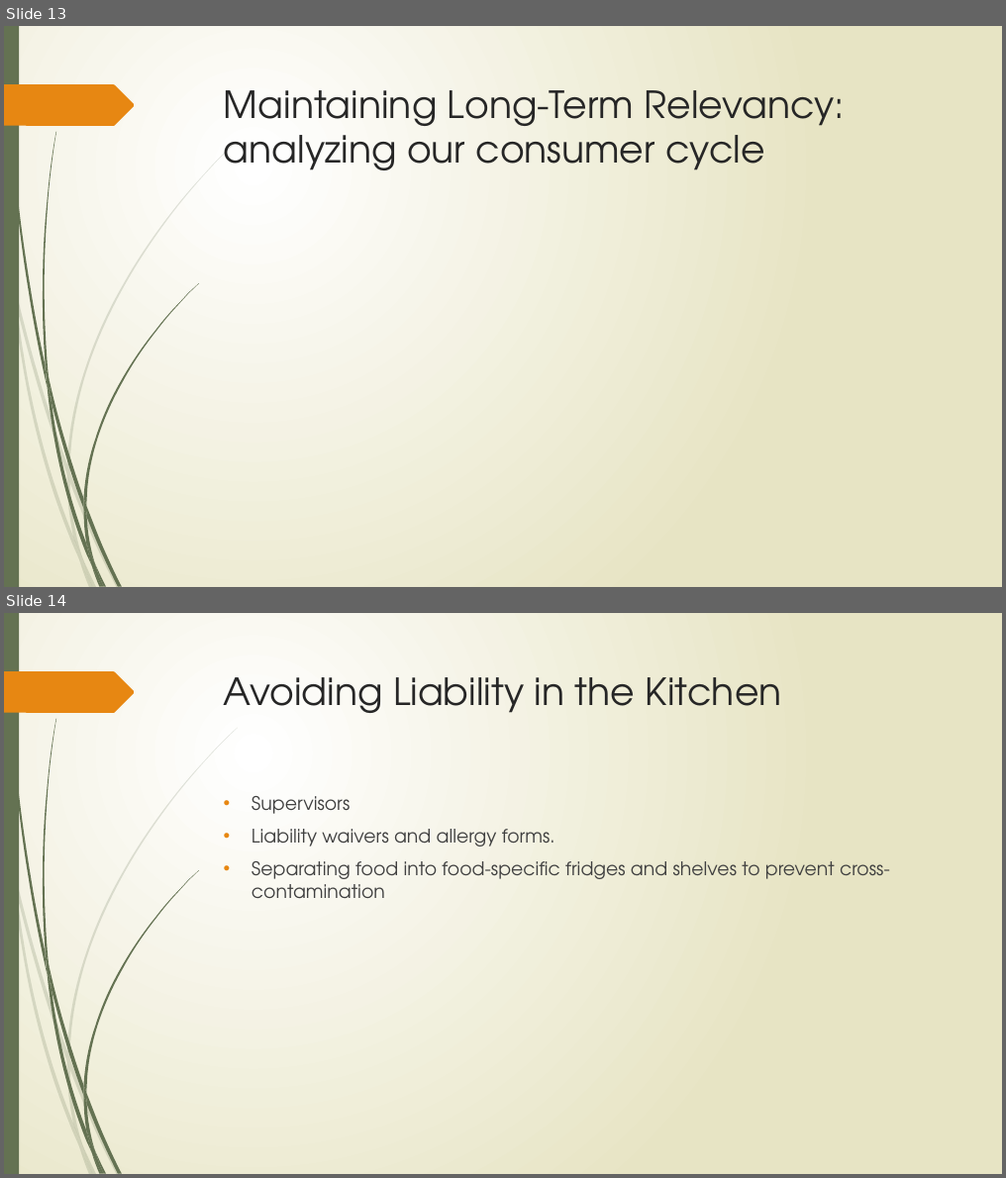
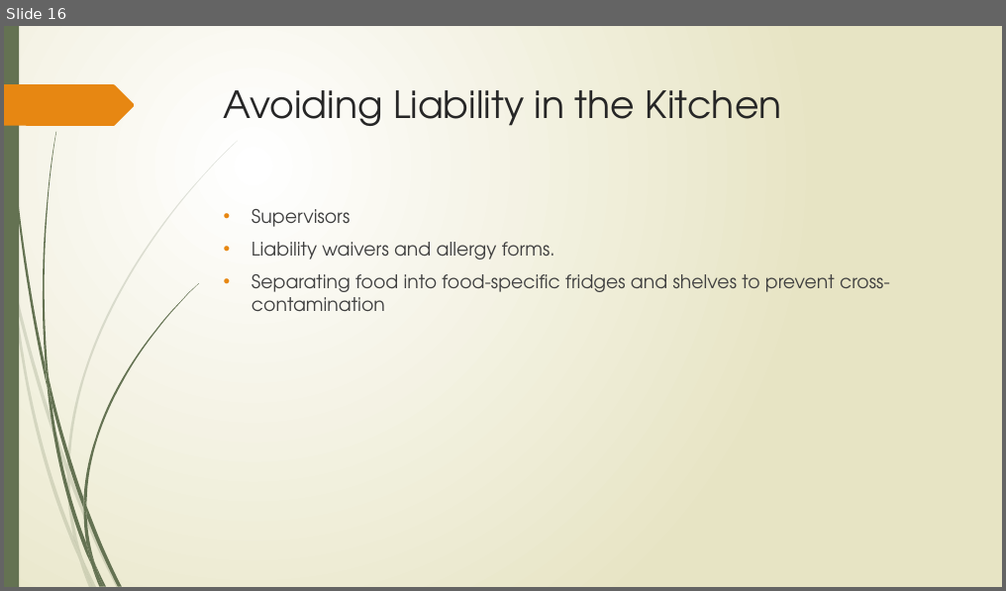
Before and after one commit to tieje/dogen, a slide deck: Presentation/SocialHub_FrancisT_06_23_2020.pptx. Shown one above the other, each under a label of ours: slides 13 and 14 before the commit, slide 16 after it. The pictures are 1006x1178 and 1006x591 pixels, drawn with LibreOffice and Linux fonts; fonts in the diff are those of the drawing. Boxes give left, top, right and bottom in pixels: in the first picture for what was removed or moved away, otherwise in the second. Text is boxed around its words. In the diff, an @@ line names an element or a change of style, - is before the commit and + after.

```diff
--- a/Presentation/SocialHub_FrancisT_06_23_2020.pptx
+++ b/Presentation/SocialHub_FrancisT_06_23_2020.pptx
@@ slide 13 removed at (4, 26, 1002, 587), background gradient #FFFFFF to #E8E6C4; not listed: 24 template elements that a slide beside it also shows @@
@@ title removed at (224, 90, 845, 171) @@
-Maintaining Long-Term Relevancy: analyzing our consumer cycle
@@ what was slide 14 is now slide 16 @@
```
Also in this commit, not shown: 14 slides changed, 4 slides added, 1 other slide removed, 5 other files.
